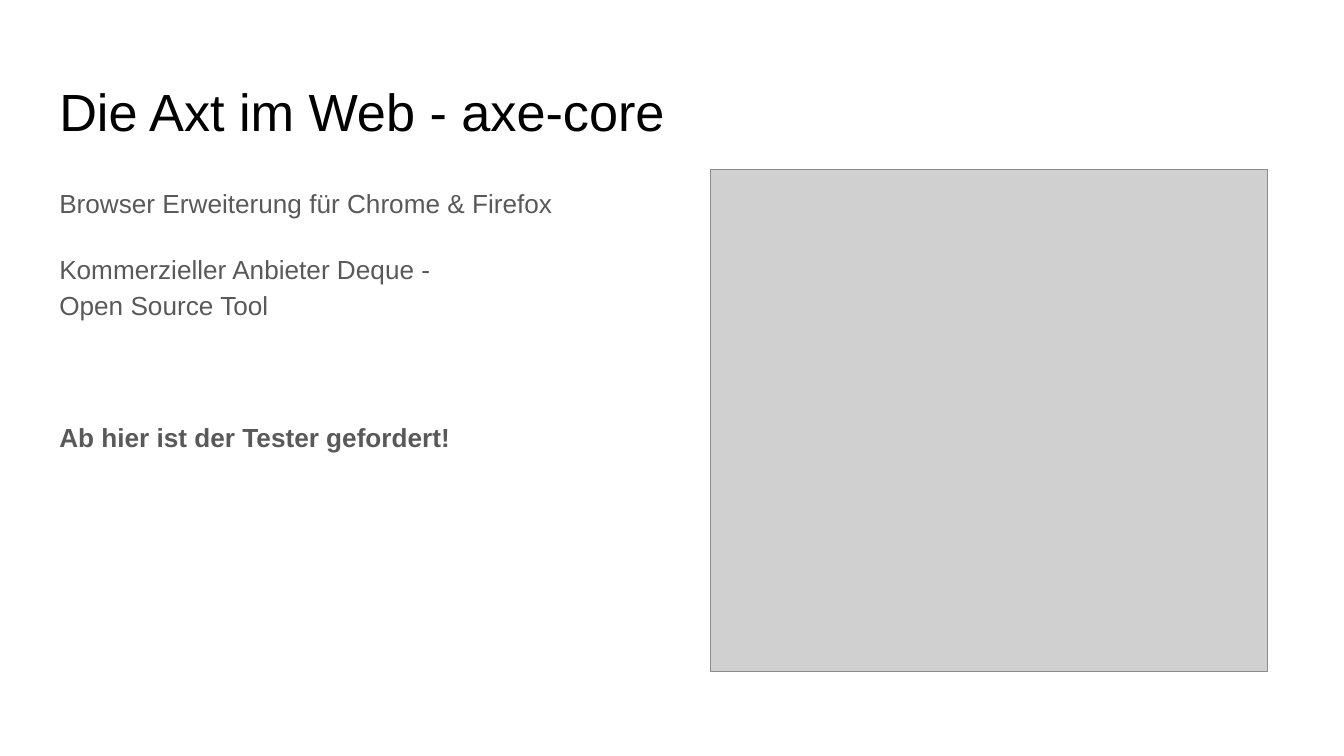
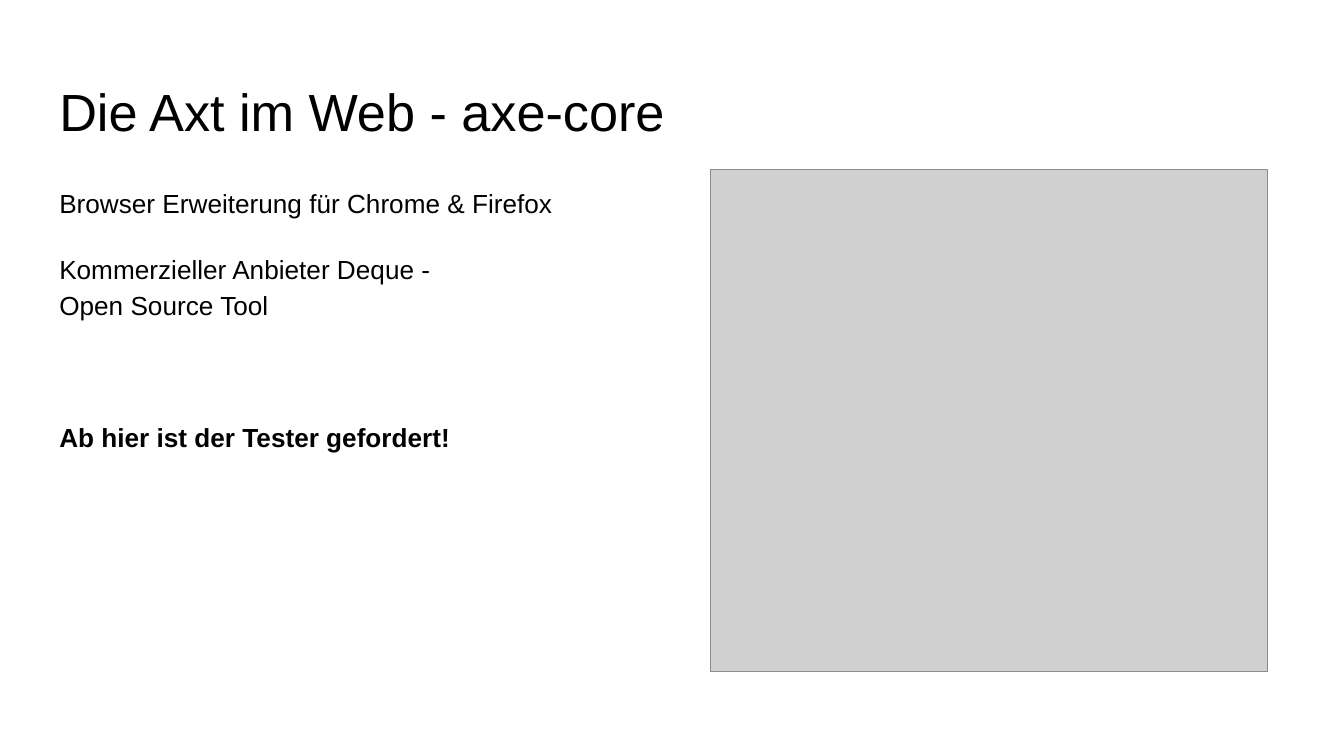
Before and after one commit to datengaertnerei/A11yTesting, a slide deck: slide 9 of Barrierefreiheit Mainstream.pptx (slide 10 before the commit). Drawn at 1344x756 pixels with LibreOffice and Linux fonts; fonts in the diff are those of the drawing; grey boxes stand for pictures. Boxes give left, top, right and bottom in pixels: in the first picture for what was removed or moved away, otherwise in the second. Text is boxed around its words. In the diff, an @@ line names an element or a change of style, - is before the commit and + after.

```diff
--- a/Barrierefreiheit Mainstream.pptx
+++ b/Barrierefreiheit Mainstream.pptx
@@ text "Browser Erweiterung für Chrome & ..." at [59, 194, 552, 453]: text colour #595959 to #000000 @@
```
Also in this commit, not shown: 4 other slides changed, 1 other file.
